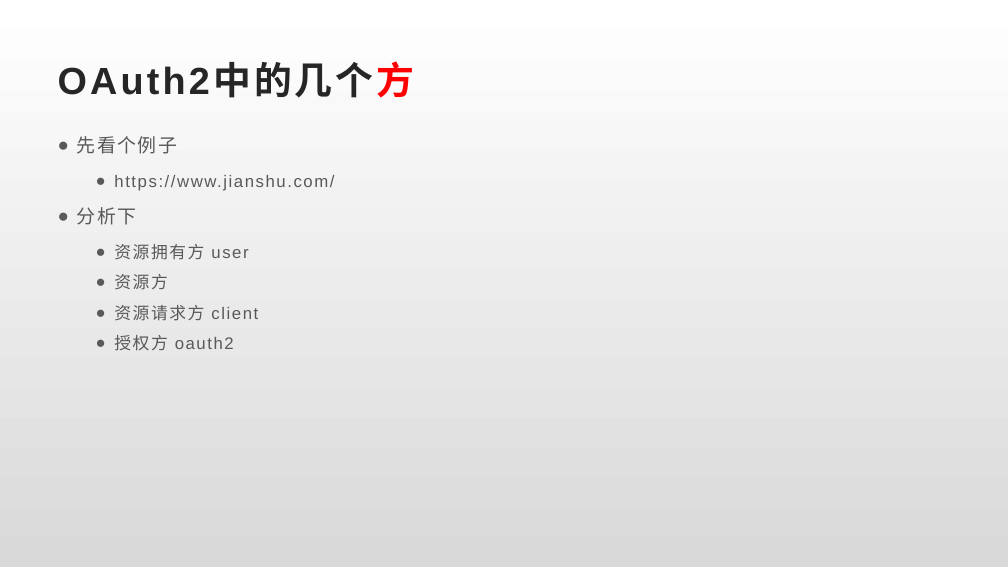
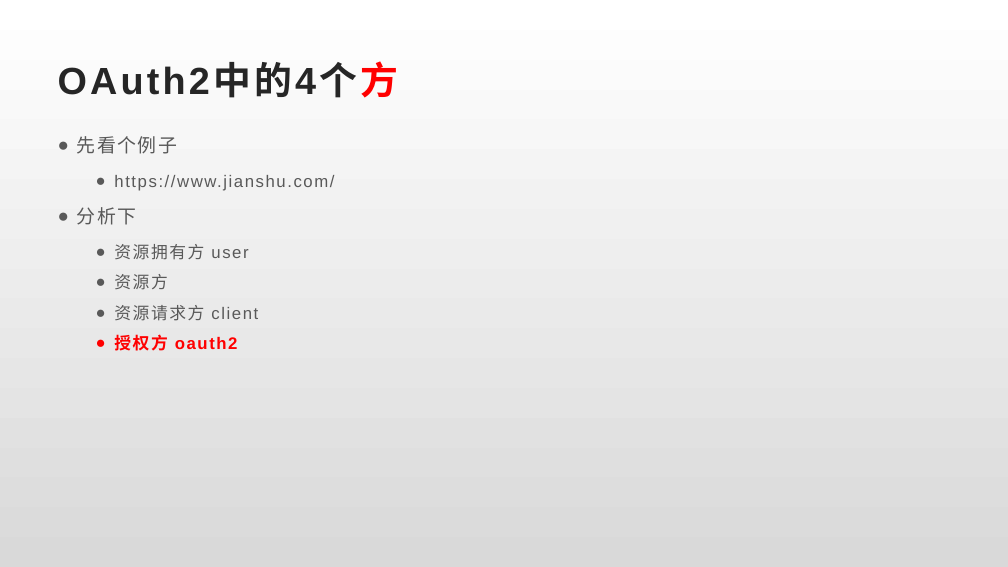
Before and after one commit to llaoj/my-share, a slide deck: slide 3 of gooauth/index.pptx. Drawn at 1008x567 pixels with LibreOffice and Linux fonts; fonts in the diff are those of the drawing. Boxes give left, top, right and bottom in pixels: in the first picture for what was removed or moved away, otherwise in the second. Text is boxed around its words. In the diff, an @@ line names an element or a change of style, - is before the commit and + after.

Commit message:
ppt

```diff
--- a/gooauth/index.pptx
+++ b/gooauth/index.pptx
@@ title at (58, 64, 398, 98): text changed @@
-OAuth2中的几个方
+OAuth2中的4个方
@@ text at (114, 334, 238, 351): text colour #595959 to #FF0000, bold on in "授权方 oauth2" @@
```
Also in this commit, not shown: 2 other slides changed.
